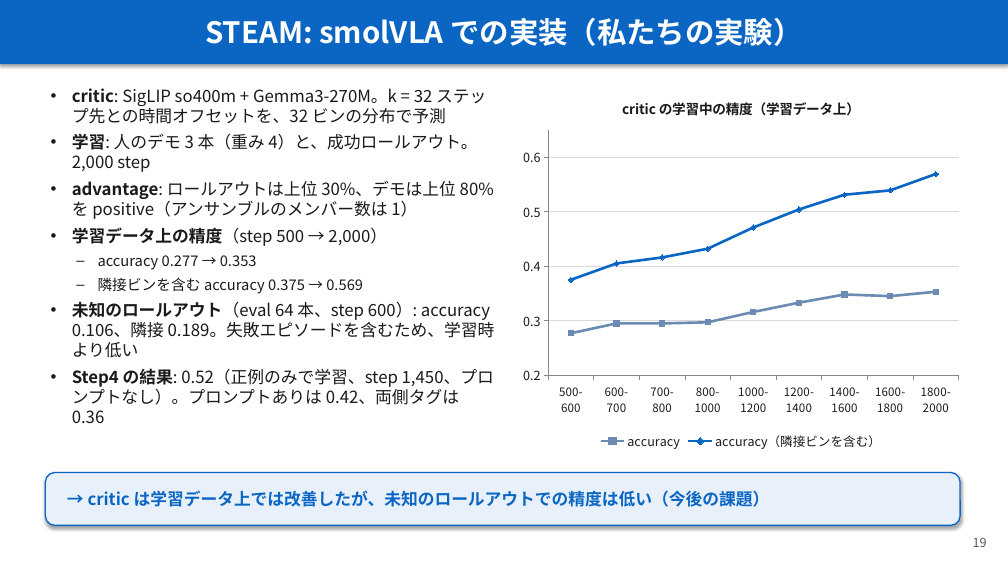
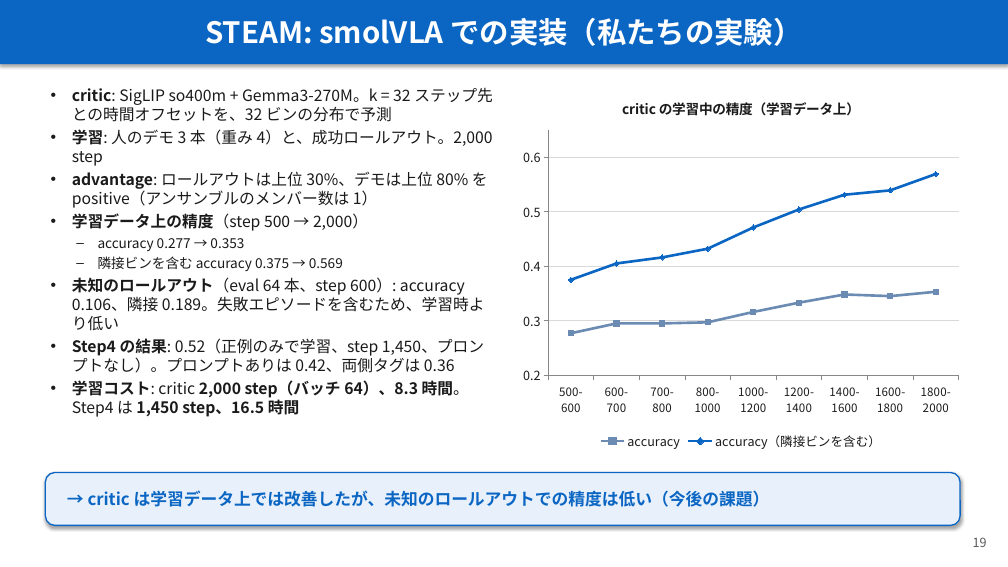
Before and after one commit to Junhand/libero_RL, a slide deck: slide 19 of docs/RECAP_STEAM_RLToken.pptx. Drawn at 1008x567 pixels with LibreOffice and Linux fonts; fonts in the diff are those of the drawing. Boxes give left, top, right and bottom in pixels: in the first picture for what was removed or moved away, otherwise in the second. Text is boxed around its words. In the diff, an @@ line names an element or a change of style, - is before the commit and + after.

```diff
--- a/docs/RECAP_STEAM_RLToken.pptx
+++ b/docs/RECAP_STEAM_RLToken.pptx
@@ text at (72,88,493,373): size 16 to 15 pt in "critic: SigLIP so400m + Gemma3-270M。k = 32 ...", "学習: 人のデモ 3 本（重み 4）と、成功ロールアウト。2,000 step", "advantage: ロールアウトは上位 30%、デモは上位 80% を positive（アンサンブルのメンバー数は  ...", "学習データ上の精度（step 500 → 2,000）" and 2 more places; size 14 to 13 pt in "accuracy 0.277 → 0.353", "隣接ビンを含む accuracy 0.375 → 0.569"; less space between paragraphs @@
@@ text at (72,380,469,418): paragraph added @@
+• 学習コスト: critic 2,000 step（バッチ 64）、8.3 時間。Step4 は 1,450 step、16.5 時間
```
Also in this commit, not shown: 4 other slides changed, 1 slide added, 1 other file.
